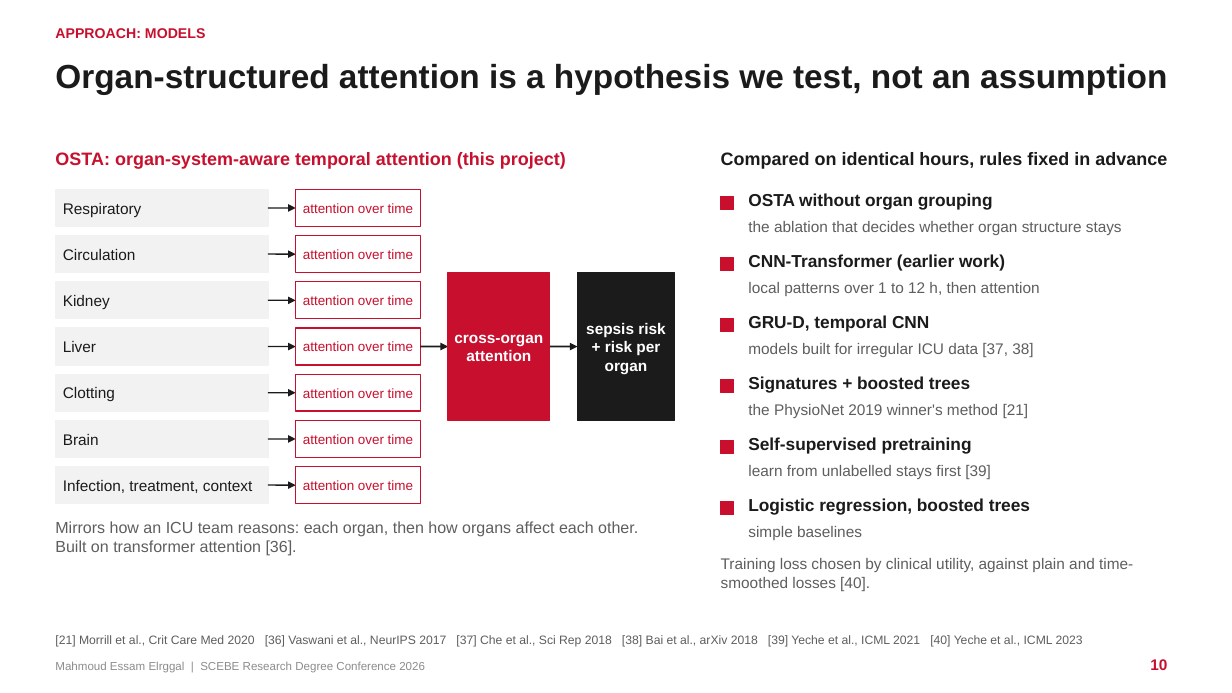
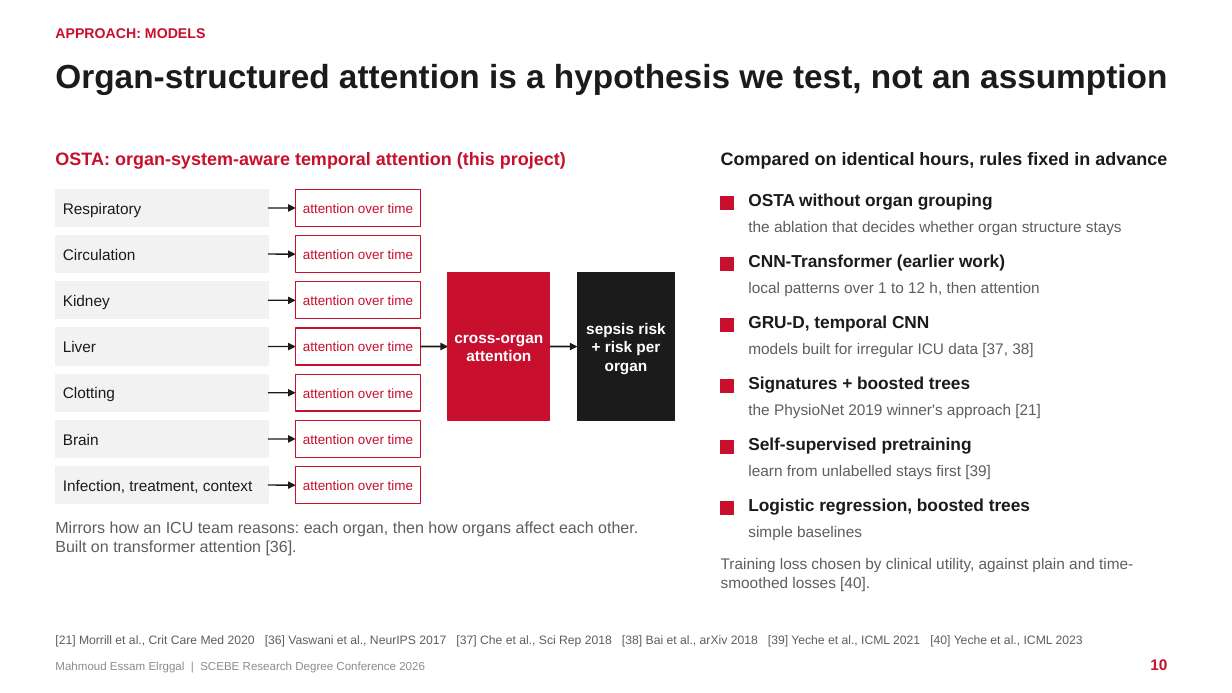
Before and after one commit to mahmoudddj/datasciencecoursera1, a slide deck: slide 10 of dev/presentation/Elrggal_Mahmoud_SCEBE2026.pptx. Drawn at 1232x693 pixels with LibreOffice and Linux fonts; fonts in the diff are those of the drawing. Boxes give left, top, right and bottom in pixels: in the first picture for what was removed or moved away, otherwise in the second. Text is boxed around its words. In the diff, an @@ line names an element or a change of style, - is before the commit and + after.

```diff
--- a/dev/presentation/Elrggal_Mahmoud_SCEBE2026.pptx
+++ b/dev/presentation/Elrggal_Mahmoud_SCEBE2026.pptx
@@ text at (748,404,1041,418): text changed @@
-the PhysioNet 2019 winner's method [21]
+the PhysioNet 2019 winner's approach [21]
```
Also in this commit, not shown: 3 other slides changed, 7 other files.
